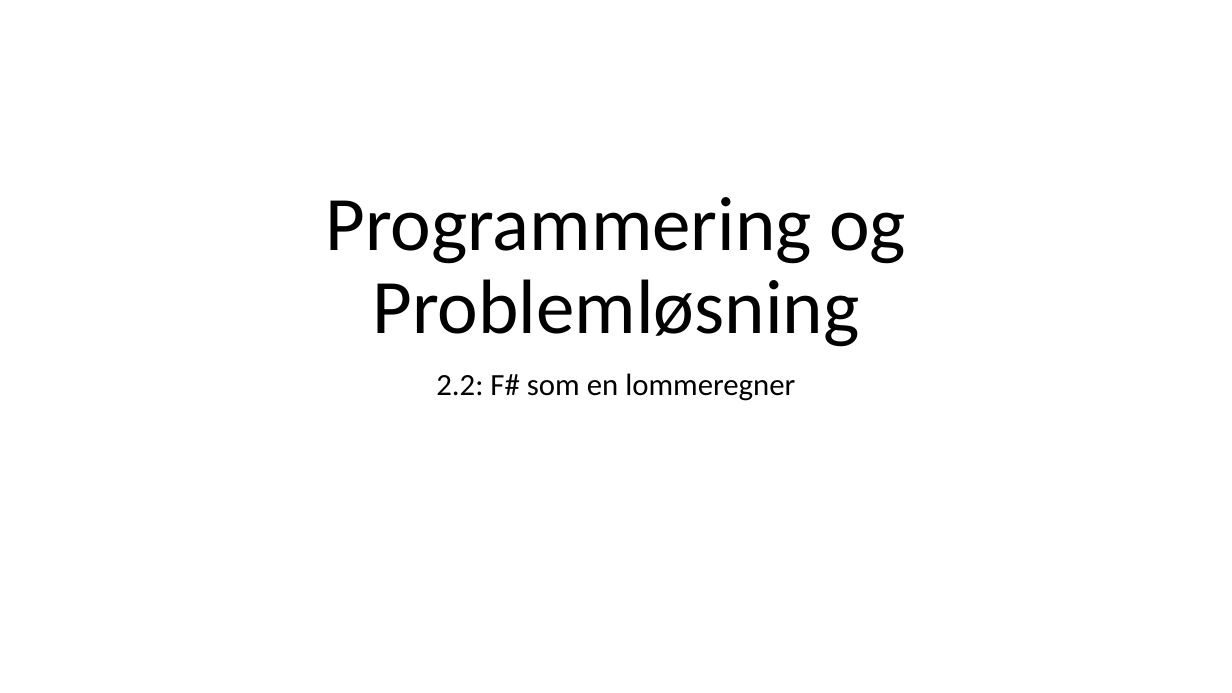
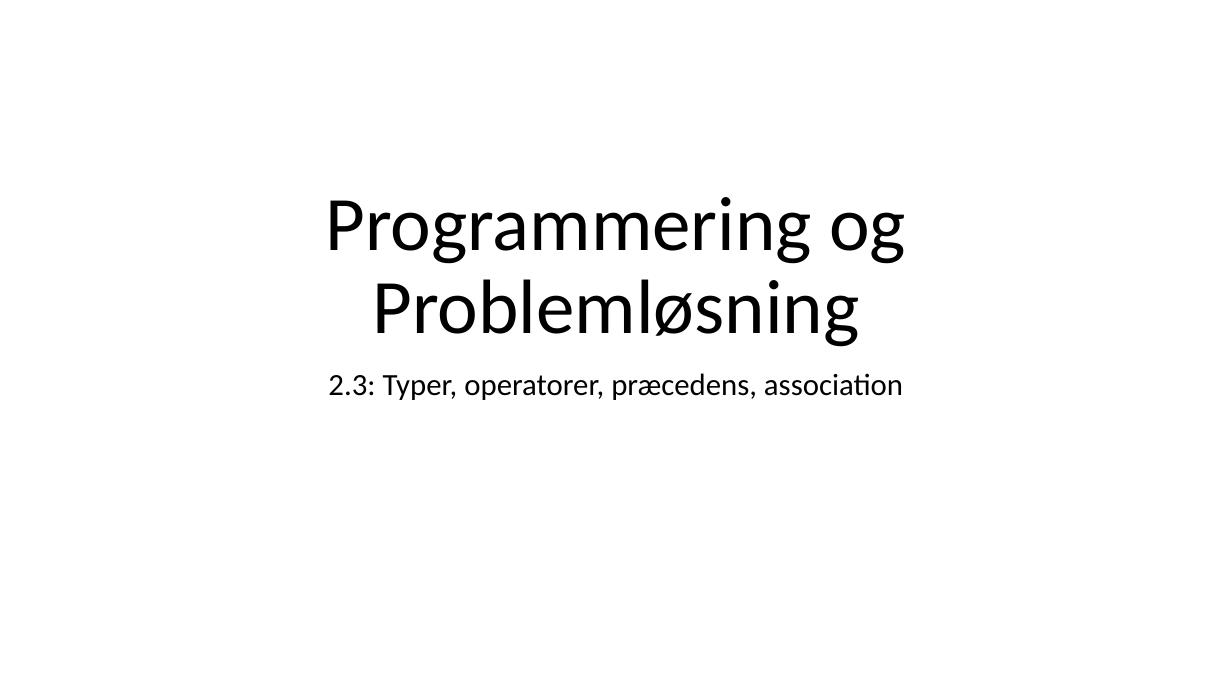
Before and after one commit to fisterloegsovs/pop22, a slide deck: slide 1 of lectures/2.3Fsharp/lecture.pptx. Drawn at 1232x693 pixels with LibreOffice and Linux fonts; fonts in the diff are those of the drawing. Boxes give left, top, right and bottom in pixels: in the first picture for what was removed or moved away, otherwise in the second. Text is boxed around its words. In the diff, an @@ line names an element or a change of style, - is before the commit and + after.

Commit message:
lecture 2.3 done

```diff
--- a/lectures/2.3Fsharp/lecture.pptx
+++ b/lectures/2.3Fsharp/lecture.pptx
@@ subtitle at [328, 373, 903, 400]: text changed @@
-2.2: F# som en lommeregner
+2.3: Typer, operatorer, præcedens, association
```
Also in this commit, not shown: 4 slides added, 1 slide removed.
